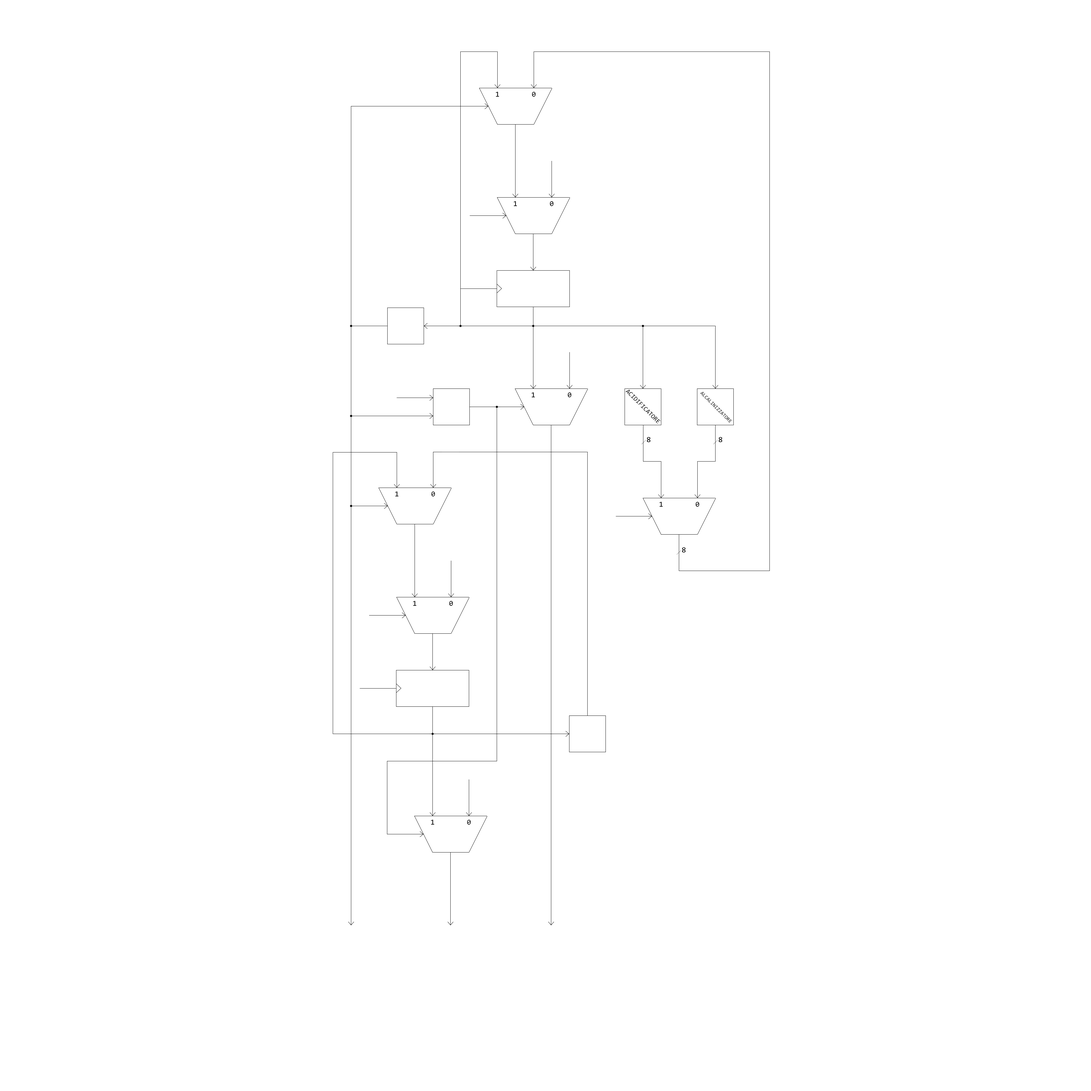
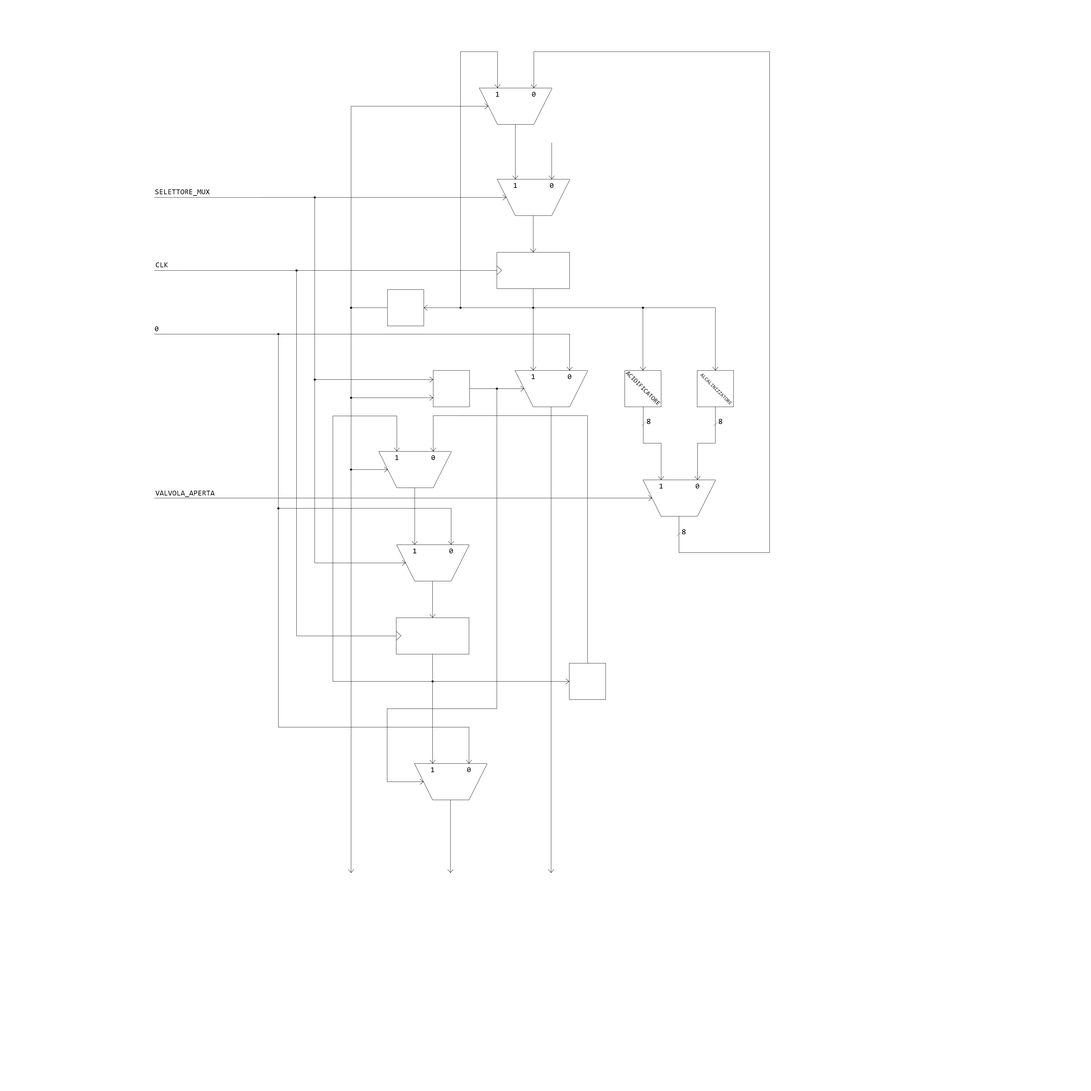
Layers edited between the first and the second 1091px x 1091px image:
renamed "Linea 8" to "datapath", painted on it over [154, 142, 771, 926]
